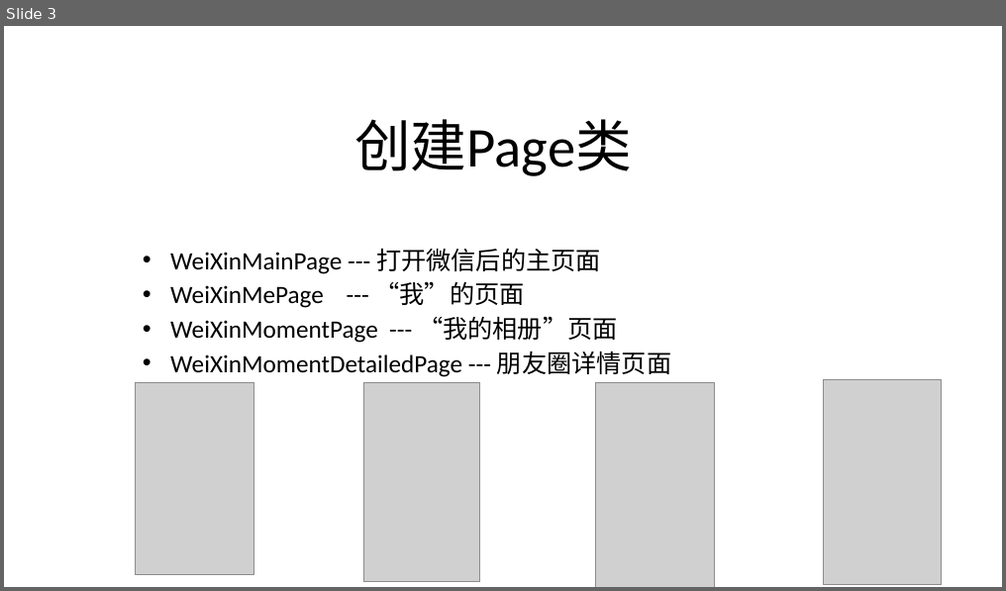
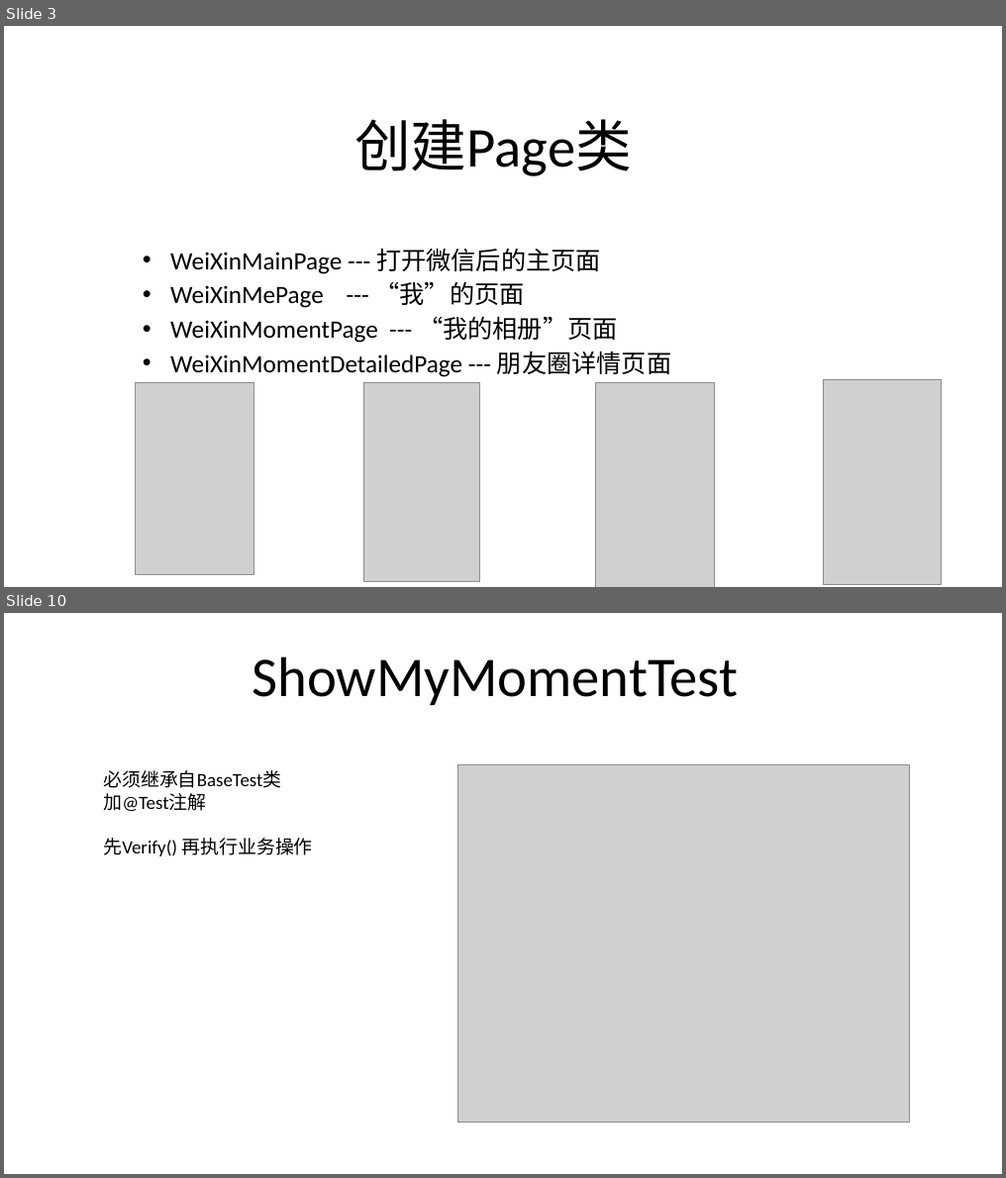
Before and after one commit to lgxqf/AppUIAutomation, a slide deck: doc/Introduction about the example.pptx. Shown one above the other, each under a label of ours: slide 3 before the commit, slides 3 and 10 after it; the slides between them are not shown. The pictures are 1006x591 and 1006x1178 pixels, drawn with LibreOffice and Linux fonts; fonts in the diff are those of the drawing; grey boxes stand for pictures. Boxes give left, top, right and bottom in pixels: in the first picture for what was removed or moved away, otherwise in the second. Text is boxed around its words. In the diff, an @@ line names an element or a change of style, - is before the commit and + after.

```diff
--- a/doc/Introduction about the example.pptx
+++ b/doc/Introduction about the example.pptx
@@ slide 10 added at (x1=4, y1=613, x2=1002, y2=1174), background #FFFFFF @@
@@ title added at (x1=252, y1=657, x2=738, y2=705), 54 pt, text #000000 @@
+ShowMyMomentTest
@@ text added at (x1=103, y1=770, x2=313, y2=857), 18 pt, text #000000 @@
+必须继承自BaseTest类
+加@Test注解
+先Verify() 再执行业务操作
@@ picture added at (x1=458, y1=765, x2=910, y2=1123) @@
```
Also in this commit, not shown: 6 other slides added.
